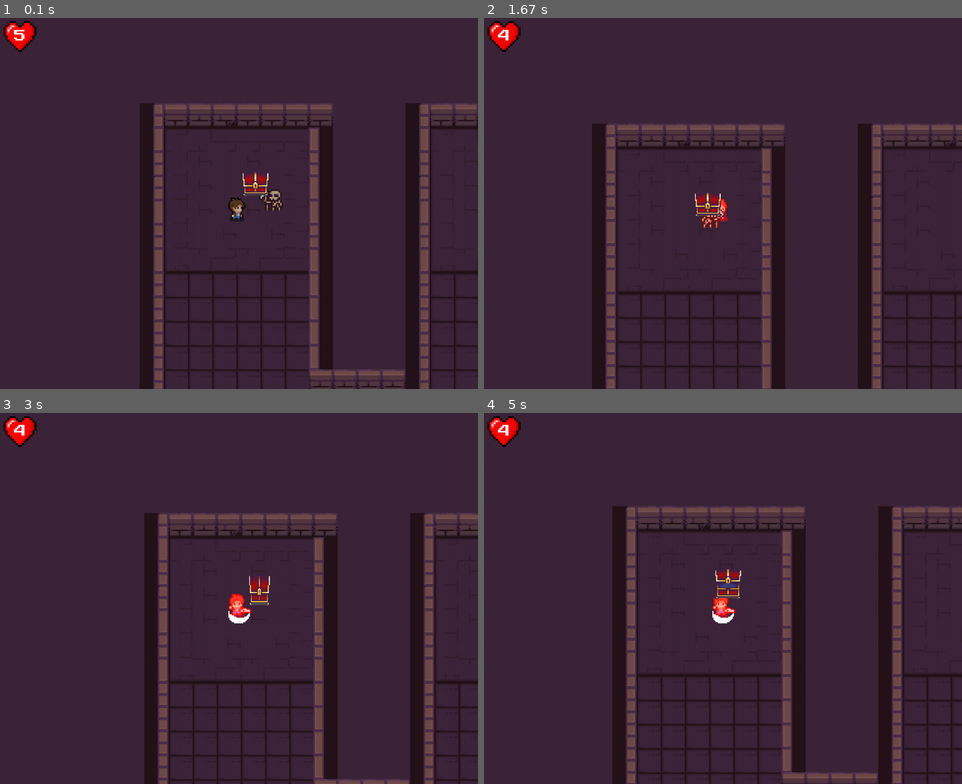
Above: before the commit, frames 1-4 (two rows, left to right).
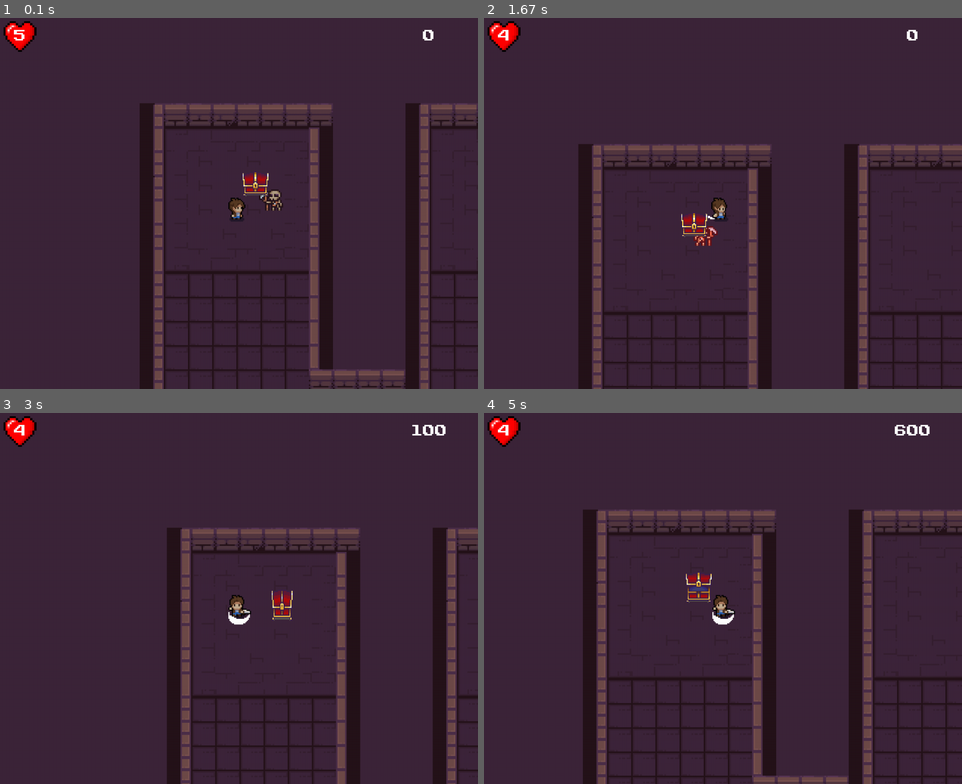
Above: after the commit, the same moments.

Repository: ThatIsDreamer/RougeLikePygame
Game: pygame game, started from main.py
The game is run twice, just before and just after one commit, with the same random seed, the same clock (stepped at 60 frames per second) and the same inputs.
Inputs:
- Up to frame 1 (0.1 s): no input
- Up to frame 2 (1.67 s): tap Space at 0.33, 0.73, 1.03, 1.23 s; hold D 0.67-1.13 s; hold W 1.17-1.47 s
- Up to frame 3 (3 s): tap E at 2 s; hold A 2.33-2.87 s; tap Space at 2.4, 2.7, 2.97 s; hold S from 2.9 s (still down)
- Up to frame 4 (5 s): release S at 3.2 s; hold A 3.23-3.63 s; tap Space at 3.3, 3.6, 3.73, 4.13, 4.43, 4.8 s; tap E at 3.38, 4.88 s; hold W 3.67-4.03 s; hold D 4.07-4.7 s; hold S from 4.73 s (still down)

The runs differ from the first frame. In frame 1, less than 0.1% of the frame differs, in the area x 88-91%, y 3-7%; in frame 2, 19%; in frame 3, 20%; in frame 4, 23%, in the area x 20-100%, y 3-100%.

Commit message:
Добавил текст с счетом и пофиксил глупости :ambulance:

Diff:
--- a/Chest.py
+++ b/Chest.py
@@ -8,8 +8,6 @@
     image = pygame.transform.scale(image, (144, 144))
 
     return image
-
-# гойда
 
 
 class Chest(pygame.sprite.Sprite):
@@ -40,6 +38,8 @@
     def try_to_open(self):
         if pygame.sprite.collide_mask(self, self.player) and not self.opened:
             self.opening = True
+            #Мда артем такое забыть добавить....
+            self.opened = True
 
     def update(self):
         if self.opening:
--- a/Player.py
+++ b/Player.py
@@ -2,7 +2,7 @@
 import math
 
 def get_image(sheet, width, hieght, x, y):
-    # pygame.SRCALPHA
+
     image = pygame.Surface((width, hieght), pygame.SRCALPHA)
     image.blit(sheet, (0, 0), (x, y, width, hieght))
     image = pygame.transform.scale(image, (144, 144))
@@ -52,7 +52,7 @@
         self.image = self.animations[0][0]
         self.rect = self.image.get_rect(center=pos)
         self.direction = pygame.math.Vector2()
-        self.speed = 3
+        self.speed = 6
         self.curranimation = 3
         self.curr_sprite = 0
         self.mask = pygame.mask.from_surface(self.image)
@@ -110,7 +110,7 @@
 
     def tint_surface(self, surface, tint_color):
         surface = surface.copy()
-        surface.fill(tint_color, None, pygame.BLEND_RGB_ADD)
+        #surface.fill(tint_color, None, pygame.BLEND_RGB_ADD)
         return surface
 
     def set_monster_group(self, monsters):
--- a/main.py
+++ b/main.py
@@ -54,6 +54,11 @@
     textRect = health.get_rect()
     textRect.center = (X // 2, Y // 2)
 
+    scoretxt = font.render(str(player.score), True, pygame.Color('white'))
+
+
+    scoretxtRect = scoretxt.get_rect()
+    scoretxtRect.center = (2300 // 2, Y // 2)
 
     death_text = font.render("U ARE DEAD NO BIG SUPRISE", True, (255, 0, 0), (0, 0, 0))
     text_x = w // 2 - death_text.get_width() // 2
@@ -62,6 +67,7 @@
     if player.HP != 0:
         screen.blit(heart_image, (20, 20))
         screen.blit(health, textRect)
+        screen.blit(scoretxt, scoretxtRect)
     else:
         screen.blit(death_text, (text_x, text_y))
 
